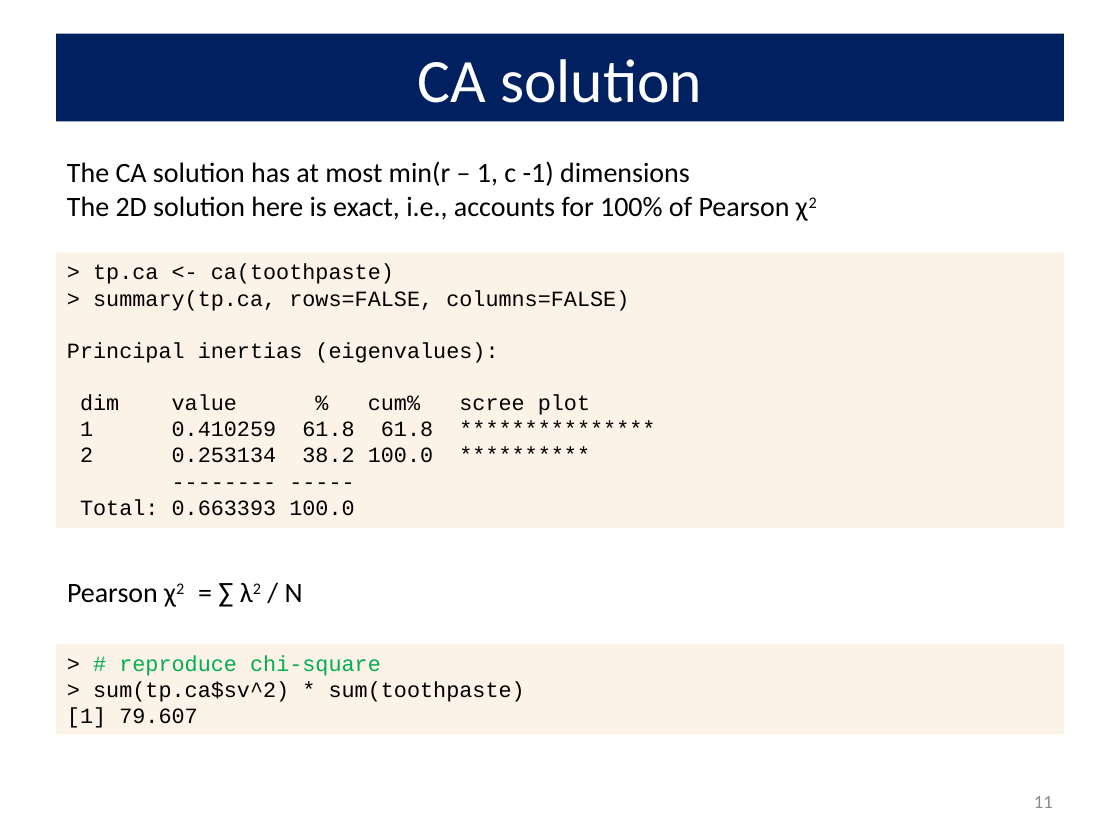
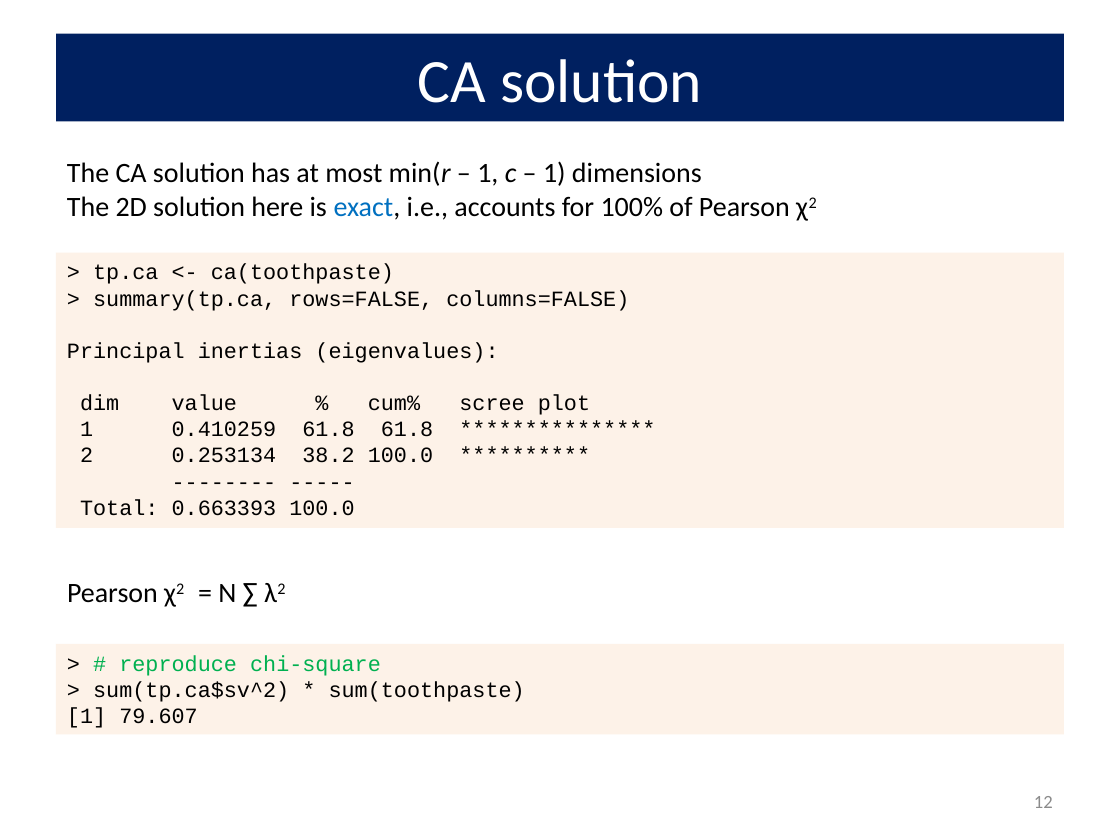
Before and after one commit to friendly/psy6136, a slide deck: slide 12 of docs/lectures/05-Corresp.pptx (slide 11 before the commit). Drawn at 1120x840 pixels with LibreOffice and Linux fonts; fonts in the diff are those of the drawing. Boxes give left, top, right and bottom in pixels: in the first picture for what was removed or moved away, otherwise in the second. Text is boxed around its words. In the diff, an @@ line names an element or a change of style, - is before the commit and + after.

```diff
--- a/docs/lectures/05-Corresp.pptx
+++ b/docs/lectures/05-Corresp.pptx
@@ text at (67, 161, 702, 186): text changed @@
-The CA solution has at most min(r – 1, c -1) dimensions
+The CA solution has at most min(r – 1, c – 1) dimensions
@@ text at (67, 196, 790, 220): text colour #000000 to #0070C0 in "exact," @@
@@ text at (67, 584, 236, 603): text changed @@
-Pearson χ2 = ∑ λ2 / N
+Pearson χ2 = N ∑ λ2
@@ page number at (1034, 796, 1053, 808): text changed @@
-11
+12
```
Also in this commit, not shown: 20 other slides changed, 2 slides added, 14 other files.
